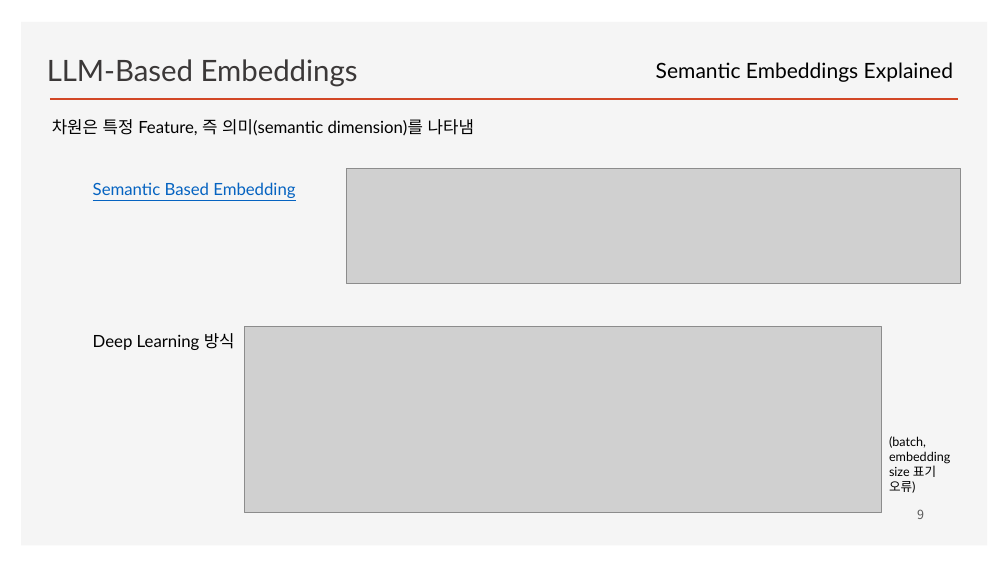
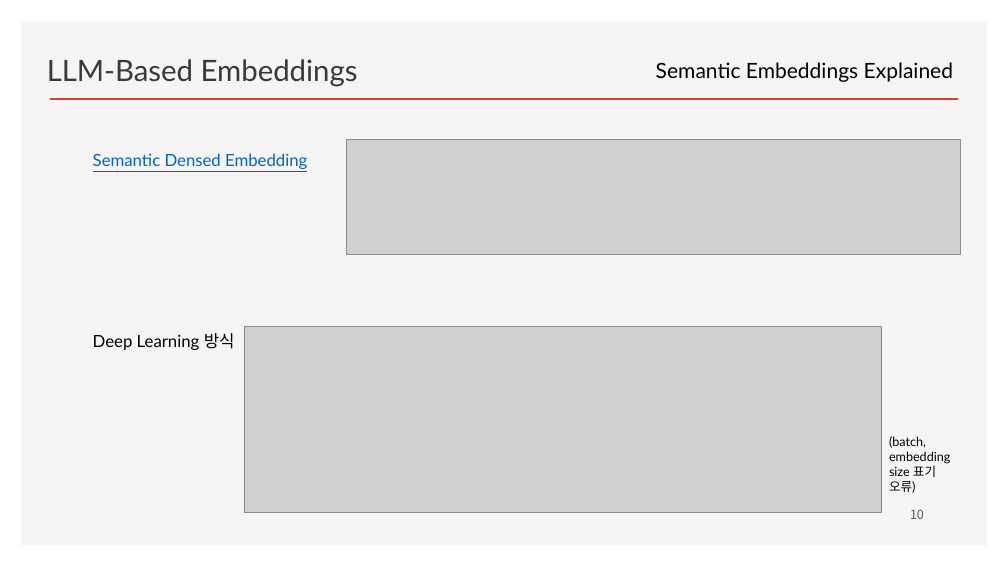
Before and after one commit to ancestor9/2026_Fall_Learning-Langchain-AI-Agent, a slide deck: slide 10 of CHAPTER 2 RAG Part I_Indexing Your Data.pptx (slide 9 before the commit). Drawn at 1008x567 pixels with LibreOffice and Linux fonts; fonts in the diff are those of the drawing; grey boxes stand for pictures; background and template pictures are left out. Boxes give left, top, right and bottom in pixels: in the first picture for what was removed or moved away, otherwise in the second. Text is boxed around its words. In the diff, an @@ line names an element or a change of style, - is before the commit and + after.

```diff
--- a/CHAPTER 2 RAG Part I_Indexing Your Data.pptx
+++ b/CHAPTER 2 RAG Part I_Indexing Your Data.pptx
@@ text removed at bbox=[52, 119, 474, 136] @@
-차원은 특정 Feature, 즉 의미(semantic dimension)를 나타냄
@@ picture: place and size @@
-picture at bbox=[346, 169, 961, 284]
+picture at bbox=[346, 139, 961, 254]
@@ text at bbox=[93, 153, 307, 169]: text changed @@
-Semantic Based Embedding
+Semantic Densed Embedding
@@ page number at bbox=[910, 509, 924, 519]: text changed @@
-9
+10
```
Also in this commit, not shown: 3 other slides changed, 5 slides added.
